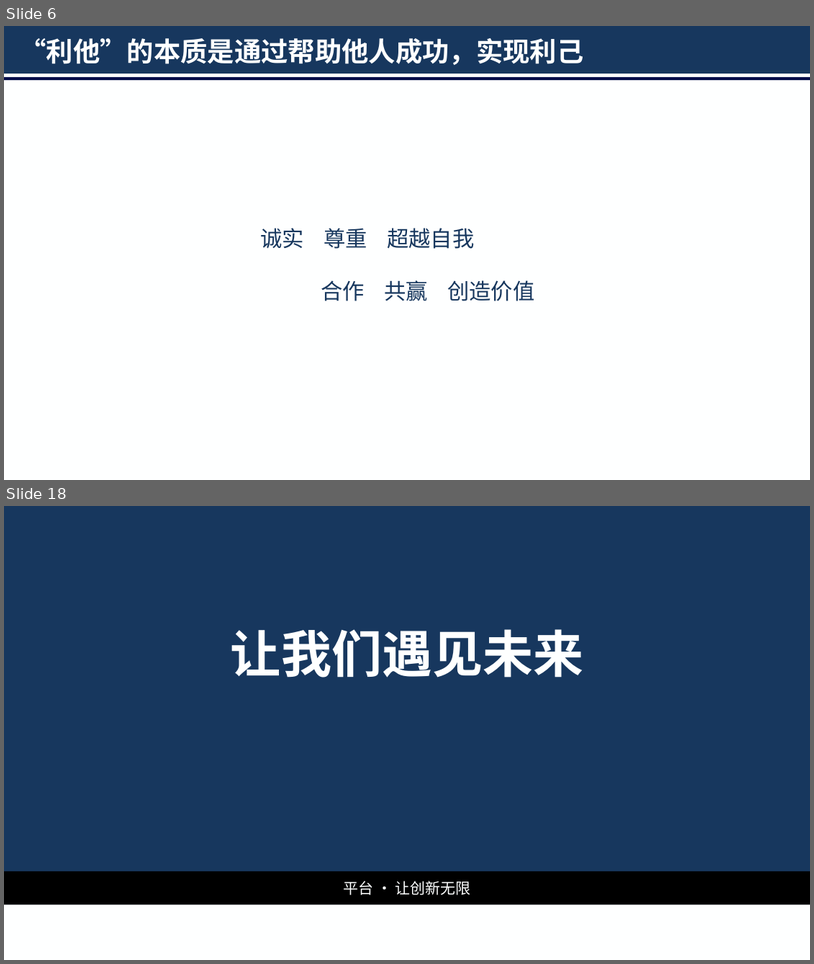
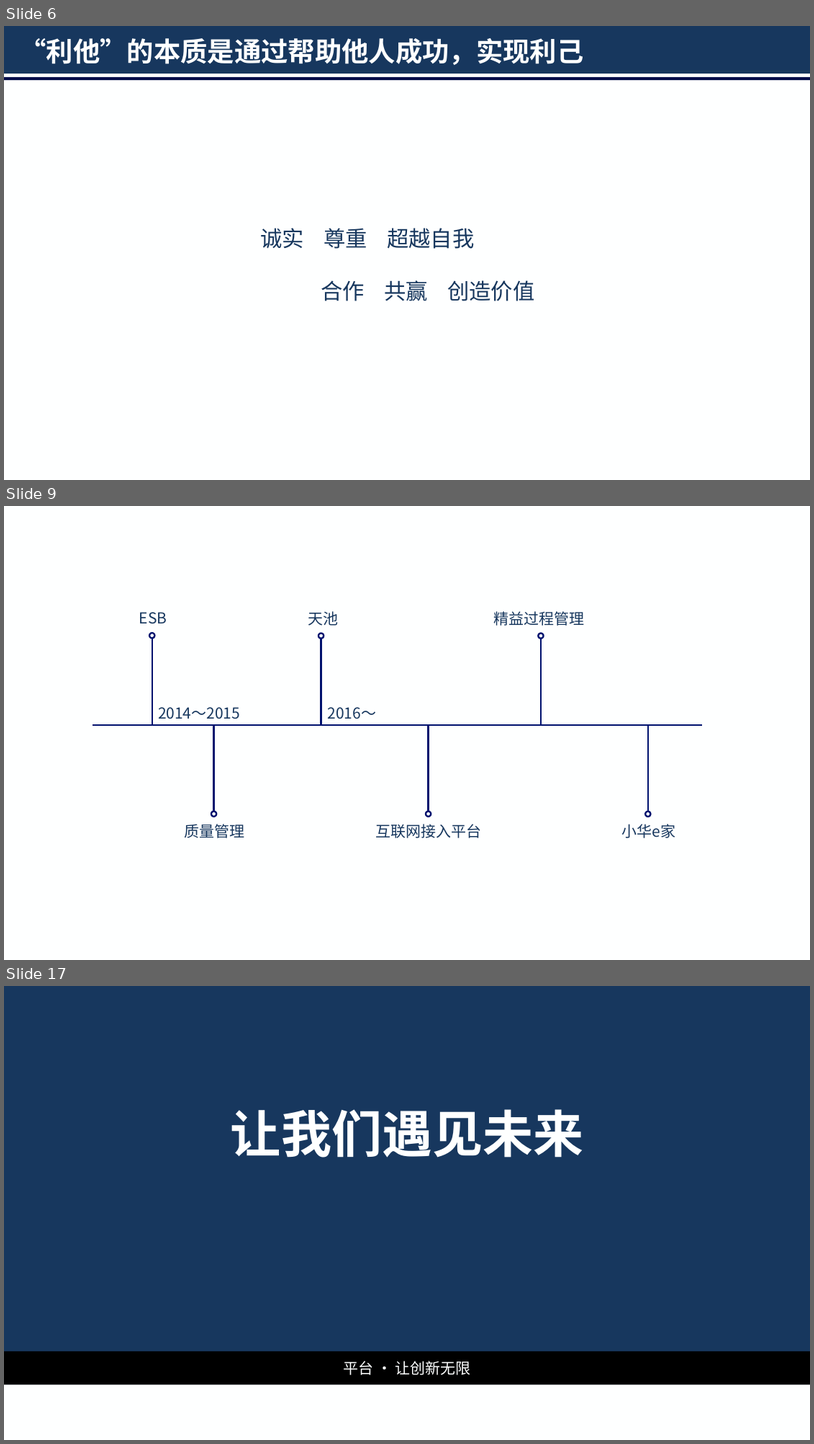
Before and after one commit to Jinzy/Primetonkb, a slide deck: 经验技巧总结/演讲：客户价值规划/客户价值规划.pptx. Shown one above the other, each under a label of ours: slides 6 and 18 before the commit, slides 6, 9 and 17 after it; the slides between them are not shown. The pictures are 814x964 and 814x1444 pixels, drawn with LibreOffice and Linux fonts; fonts in the diff are those of the drawing; background and template pictures are left out. Boxes give left, top, right and bottom in pixels: in the first picture for what was removed or moved away, otherwise in the second. Text is boxed around its words. In the diff, an @@ line names an element or a change of style, - is before the commit and + after.

```diff
--- a/经验技巧总结/演讲：客户价值规划/客户价值规划.pptx
+++ b/经验技巧总结/演讲：客户价值规划/客户价值规划.pptx
@@ slide 9 added at <box>4,506,810,960</box>, background #FEFFFF @@
@@ text added at <box>139,612,167,624</box>, 18 pt, text #17375E @@
+ESB
@@ text added at <box>309,611,339,626</box>, 18 pt, text #17375E @@
+天池
@@ text added at <box>494,611,585,626</box>, 18 pt, text #17375E @@
+精益过程管理
@@ ellipse added at <box>149,633,155,638</box>, fill #FEFFFF, outline #01126E 2 pt @@
@@ ellipse added at <box>319,633,324,638</box>, fill #FEFFFF, outline #01126E 2 pt @@
@@ ellipse added at <box>539,633,544,638</box>, fill #FEFFFF, outline #01126E 2 pt @@
@@ line added from (152, 638) to (152, 725), #01126E 2 pt @@
@@ line added from (322, 638) to (322, 725), #01126E 2 pt @@
@@ line added from (541, 638) to (541, 725), #01126E 2 pt @@
@@ text added at <box>158,707,240,719</box>, 18 pt, text #17375E @@
+2014～2015
@@ text added at <box>328,707,377,719</box>, 18 pt, text #17375E @@
+2016～
@@ line added from (93, 725) to (702, 725), #01126E 2 pt @@
@@ line added from (214, 811) to (214, 724), #01126E 2 pt @@
@@ line added from (429, 811) to (429, 724), #01126E 2 pt @@
@@ line added from (648, 811) to (648, 724), #01126E 2 pt @@
@@ text added at <box>185,824,245,838</box>, 18 pt, text #17375E @@
+质量管理
@@ ellipse added at <box>211,811,217,816</box>, fill #FEFFFF, outline #01126E 2 pt @@
@@ text added at <box>376,824,482,838</box>, 18 pt, text #17375E @@
+互联网接入平台
@@ ellipse added at <box>426,811,432,816</box>, fill #FEFFFF, outline #01126E 2 pt @@
@@ text added at <box>622,824,676,838</box>, 18 pt, text #17375E @@
+小华e家
@@ ellipse added at <box>646,811,651,816</box>, fill #FEFFFF, outline #01126E 2 pt @@
@@ what was slide 18 is now slide 17 @@
```
Also in this commit, not shown: 2 slides changed, 8 other slides added, 10 slides removed.
